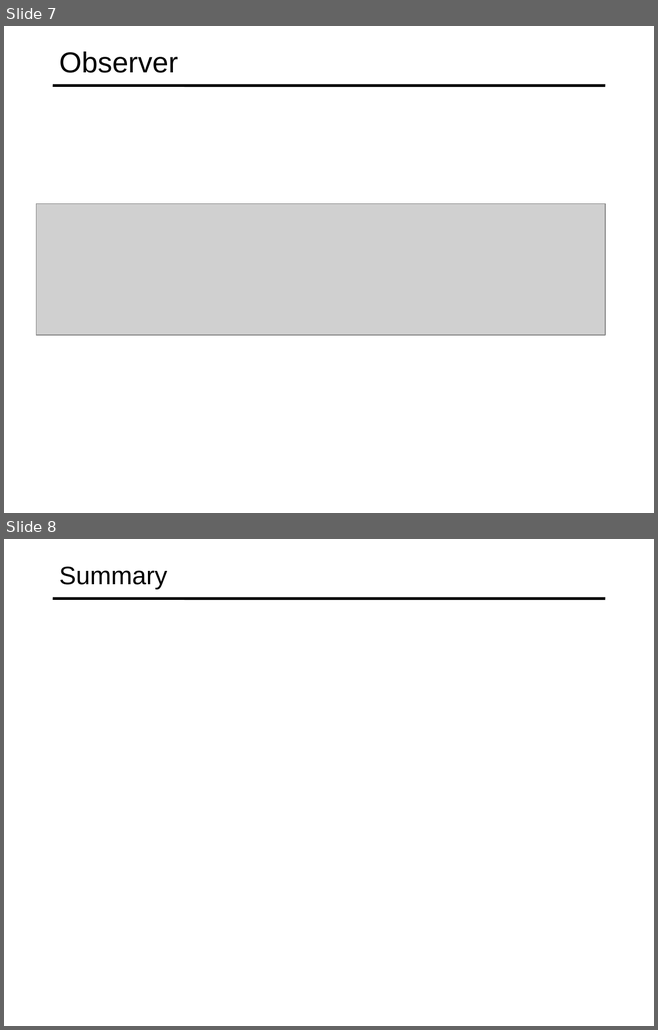
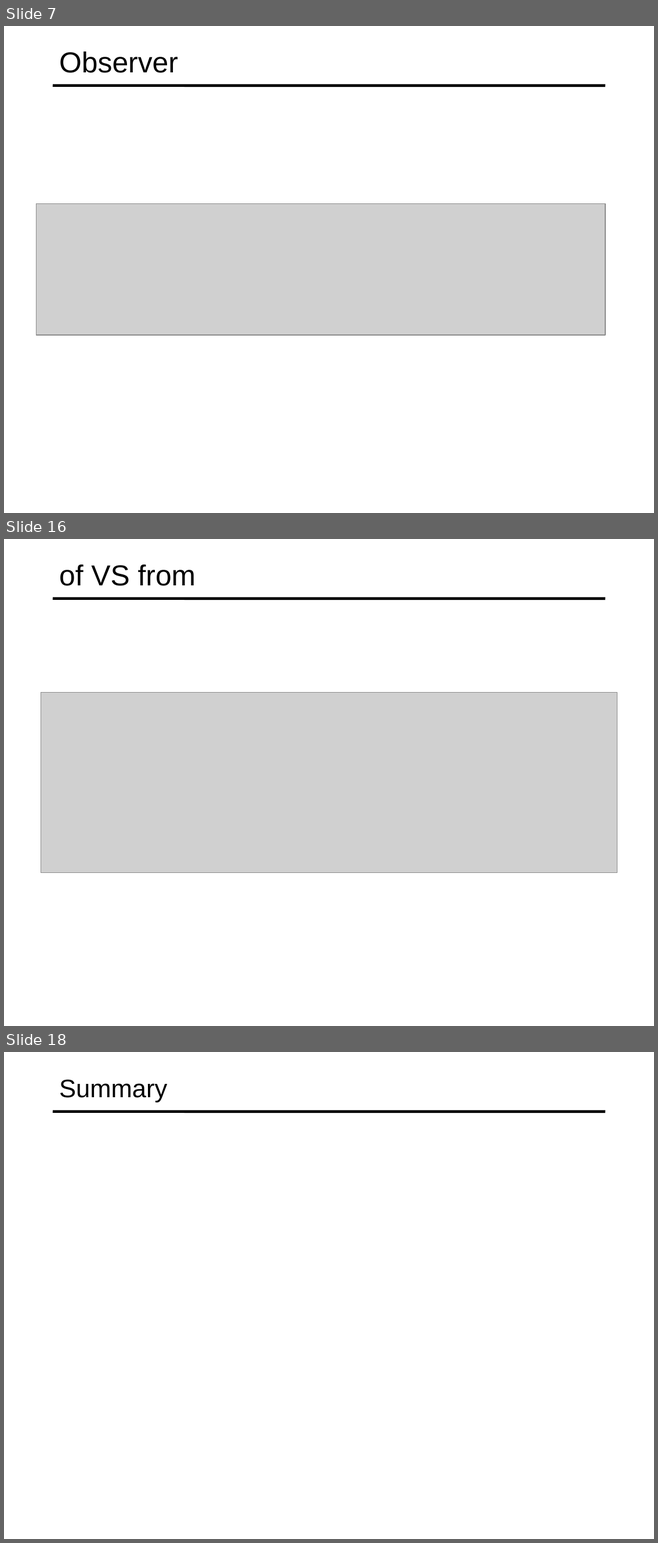
Before and after one commit to specter01wj/Jago_Link_Training, a slide deck: Angular/Angular12/RxJS Fundamental/2_RxJS_Terms_Syntax/L2_2_RxJS_Terms_Syntax.ppt. Shown one above the other, each under a label of ours: slides 7 and 8 before the commit, slides 7, 16 and 18 after it; the slides between them are not shown. The pictures are 658x1030 and 658x1543 pixels, drawn with LibreOffice and Linux fonts; fonts in the diff are those of the drawing; grey boxes stand for pictures. Boxes give left, top, right and bottom in pixels: in the first picture for what was removed or moved away, otherwise in the second. Text is boxed around its words. In the diff, an @@ line names an element or a change of style, - is before the commit and + after.

```diff
--- a/Angular/Angular12/RxJS Fundamental/2_RxJS_Terms_Syntax/L2_2_RxJS_Terms_Syntax.ppt
+++ b/Angular/Angular12/RxJS Fundamental/2_RxJS_Terms_Syntax/L2_2_RxJS_Terms_Syntax.ppt
@@ slide 16 added at (x1=4, y1=539, x2=654, y2=1026), background #FFFFFF; not listed: 1 template element that a slide beside it also shows @@
@@ title added at (x1=59, y1=565, x2=196, y2=586), 32 pt, text #000000 @@
+of VS from
@@ picture added at (x1=41, y1=692, x2=616, y2=873) @@
@@ what was slide 8 is now slide 18 @@
```
Also in this commit, not shown: 9 other slides added, 26 other files.
